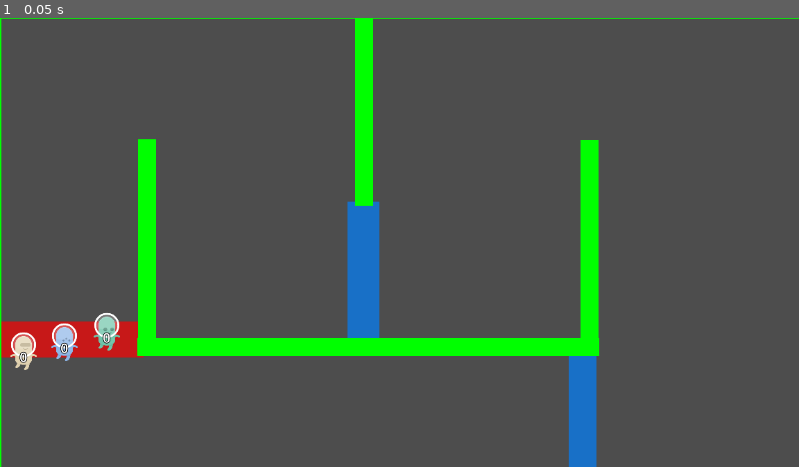
Above: before the commit, frame 1.
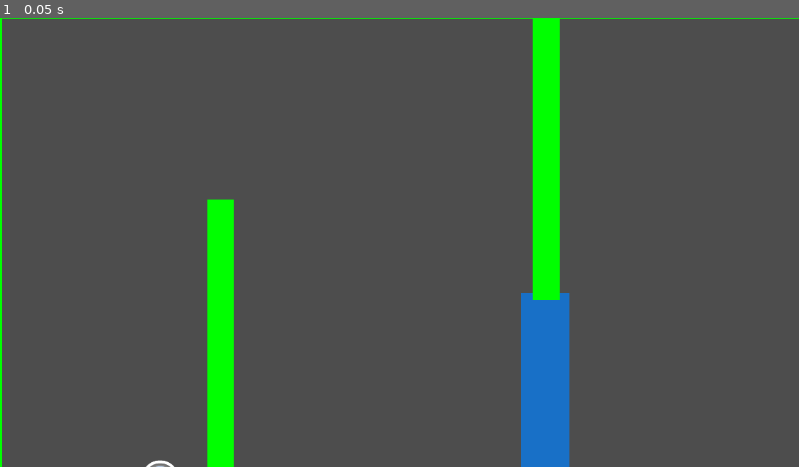
Above: after the commit, the same moment.

Repository: pgrenon1/champain
Game: Godot game, scene res://assets/scenes/race_1.tscn
The game is run twice, just before and just after one commit, with the same random seed, the same clock (stepped at 60 frames per second) and the same inputs.
Inputs:
- Up to frame 1 (0.05 s): no input

The runs differ from the first frame. In frame 1, 15% of the frame differs, in the area x 0-76%, y 0-100%.

Commit message:
shaky bottle

Diff:
--- /dev/null
+++ b/godot/champain/assets/scenes/bottle.tscn
@@ -0,0 +1,116 @@
+[gd_scene load_steps=19 format=3 uid="uid://ctc6ecnsm5i25"]
+
+[ext_resource type="Script" path="res://assets/scripts/shake.gd" id="1_i2noj"]
+[ext_resource type="Texture2D" uid="uid://b3in88mww8ve6" path="res://assets/graphics/bottle/single_bulle.png" id="2_wi00y"]
+[ext_resource type="Script" path="res://assets/scripts/reactiveparticles.gd" id="3_b7tm7"]
+[ext_resource type="Texture2D" uid="uid://s05bwdtkitvh" path="res://assets/graphics/bottle/bottle_transparent.png" id="4_krp2l"]
+[ext_resource type="Texture2D" uid="uid://ow1f54s0c674" path="res://assets/graphics/bottle/bottle_hand.png" id="5_vrpkg"]
+[ext_resource type="Texture2D" uid="uid://dxjgokdiwhh5u" path="res://assets/graphics/bottle/bottle_mask.png" id="6_kwvui"]
+[ext_resource type="Texture2D" uid="uid://d38fk6xst73if" path="res://assets/graphics/bottle/gradient.png" id="7_ce76l"]
+[ext_resource type="Shader" path="res://assets/shaders/mask.gdshader" id="7_qhta3"]
+[ext_resource type="Texture2D" uid="uid://bp33puh7o6xqp" path="res://assets/graphics/bottle/bottle_mask2.png" id="8_njoj0"]
+[ext_resource type="Script" path="res://assets/scripts/mask.gd" id="8_uytr1"]
+
+[sub_resource type="Curve" id="Curve_tysf0"]
+_data = [Vector2(0, 0), 0.0, 0.0, 0, 0, Vector2(1, 1), 1.42572, 0.0, 0, 0]
+point_count = 2
+
+[sub_resource type="CanvasItemMaterial" id="CanvasItemMaterial_qckau"]
+blend_mode = 1
+
+[sub_resource type="Curve" id="Curve_dajyd"]
+min_value = -360.0
+max_value = 360.0
+_data = [Vector2(0, 1), 0.0, 0.0, 0, 0, Vector2(1, 85.0781), 0.0, 0.0, 0, 0]
+point_count = 2
+
+[sub_resource type="CurveTexture" id="3"]
+curve = SubResource("Curve_dajyd")
+
+[sub_resource type="Curve" id="Curve_2kts4"]
+_data = [Vector2(0, 0), 0.0, 0.0, 0, 0, Vector2(0.11, 1), 0.0, 0.0, 0, 0, Vector2(1, 0), 0.0, 0.0, 0, 0]
+point_count = 3
+
+[sub_resource type="CurveTexture" id="5"]
+curve = SubResource("Curve_2kts4")
+
+[sub_resource type="ParticleProcessMaterial" id="ParticleProcessMaterial_j456o"]
+emission_shape_scale = Vector3(49.48, 76.11, 14.12)
+emission_shape = 3
+emission_box_extents = Vector3(1, 1, 1)
+angular_velocity_curve = SubResource("3")
+gravity = Vector3(0, -250, 0)
+scale_min = 0.5
+scale_max = 0.5
+scale_curve = SubResource("5")
+
+[sub_resource type="ShaderMaterial" id="ShaderMaterial_o6h0p"]
+shader = ExtResource("7_qhta3")
+shader_parameter/mask_texture = ExtResource("8_njoj0")
+
+[node name="bottle" type="Node2D"]
+position = Vector2(222, 404)
+rotation = -0.00689539
+script = ExtResource("1_i2noj")
+max_shake_amount = 25.0
+is_shaking = true
+curve = SubResource("Curve_tysf0")
+scale_fix = 0.5
+
+[node name="particles" type="GPUParticles2D" parent="." groups=["trailable_particles"]]
+light_mask = 2
+texture_filter = 4
+material = SubResource("CanvasItemMaterial_qckau")
+position = Vector2(-0.360016, -0.960022)
+amount = 500
+process_material = SubResource("ParticleProcessMaterial_j456o")
+texture = ExtResource("2_wi00y")
+preprocess = 1.0
+script = ExtResource("3_b7tm7")
+
+[node name="transparent_bottle" type="Sprite2D" parent="."]
+position = Vector2(-16.36, -59.96)
+scale = Vector2(2.8, 2.8)
+texture = ExtResource("4_krp2l")
+
+[node name="hand" type="Sprite2D" parent="."]
+position = Vector2(-16.36, -59.96)
+scale = Vector2(2.8, 2.8)
+texture = ExtResource("5_vrpkg")
+
+[node name="mask" type="PointLight2D" parent="."]
+position = Vector2(-4.36002, -76.96)
+blend_mode = 1
+range_item_cull_mask = 2
+texture = ExtResource("6_kwvui")
+texture_scale = 4.07
+
+[node name="gradient" type="Sprite2D" parent="."]
+z_index = -2
+material = SubResource("ShaderMaterial_o6h0p")
+position = Vector2(-4.62064, -55.0332)
+scale = Vector2(6.42298, 0.572174)
+texture = ExtResource("7_ce76l")
+
+[node name="Control" type="Control" parent="."]
+visible = false
+layout_mode = 3
+anchors_preset = 0
+offset_left = -89.9501
+offset_top = -442.631
+offset_right = -49.9501
+offset_bottom = -402.631
+
+[node name="wds" type="HSlider" parent="Control"]
+layout_mode = 0
+offset_right = 81.0
+offset_bottom = 16.0
+scale = Vector2(3.32, 3.32)
+max_value = 1.0
+step = 0.01
+
+[node name="mask2" type="Node2D" parent="."]
+script = ExtResource("8_uytr1")
+
+[connection signal="value_changed" from="Control/wds" to="." method="_on_wds_value_changed"]
+[connection signal="value_changed" from="Control/wds" to="particles" method="_on_wds_value_changed"]
--- a/godot/champain/assets/scenes/player.tscn
+++ b/godot/champain/assets/scenes/player.tscn
@@ -8,6 +8,7 @@
 [ext_resource type="Texture2D" uid="uid://cjtqq2ee0p373" path="res://assets/graphics/players/pink.png" id="6_pg1nv"]
 [ext_resource type="Texture2D" uid="uid://bdistmynmx5pb" path="res://assets/graphics/players/yellow.png" id="7_ppmdj"]
 [ext_resource type="Texture2D" uid="uid://vtlesceds08y" path="res://assets/graphics/ray.png" id="8_0givg"]
+[ext_resource type="PackedScene" uid="uid://ctc6ecnsm5i25" path="res://assets/scenes/bottle.tscn" id="9_8dbkc"]
 
 [sub_resource type="PhysicsMaterial" id="PhysicsMaterial_p470m"]
 friction = 0.0
@@ -22,6 +23,7 @@
 outline_color = Color(0, 0, 0, 1)
 
 [node name="Player" type="RigidBody2D" node_paths=PackedStringArray("_sprite", "_label")]
+position = Vector2(54, 45)
 physics_material_override = SubResource("PhysicsMaterial_p470m")
 gravity_scale = 0.0
 can_sleep = false
@@ -39,9 +41,9 @@
 [node name="Sprite2D" type="Sprite2D" parent="."]
 position = Vector2(0, -16.2)
 scale = Vector2(0.345, 0.345)
-texture = ExtResource("4_cmnmq")
+texture = ExtResource("2_41de8")
 script = ExtResource("2_wabwe")
-sprites = Array[Texture2D]([ExtResource("4_cmnmq"), ExtResource("5_7cqra"), ExtResource("2_41de8"), ExtResource("6_pg1nv"), ExtResource("7_ppmdj")])
+sprites = Array[Texture2D]([ExtResource("2_41de8"), ExtResource("4_cmnmq"), ExtResource("5_7cqra"), ExtResource("6_pg1nv"), ExtResource("7_ppmdj")])
 
 [node name="CollisionShape2D" type="CollisionShape2D" parent="."]
 scale = Vector2(0.1, 0.1)
@@ -60,3 +62,13 @@
 label_settings = SubResource("LabelSettings_oip06")
 horizontal_alignment = 1
 autowrap_mode = 2
+
+[node name="bottle" type="Node2D" parent="."]
+position = Vector2(-11, 8)
+rotation = 3.13171
+scale = Vector2(0.103, 0.103)
+
+[node name="bottle" parent="bottle" instance=ExtResource("9_8dbkc")]
+position = Vector2(0, 0)
+scale = Vector2(1.103, 1.103)
+scale_fix = 1.103
--- /dev/null
+++ b/godot/champain/assets/scripts/mask.gd
@@ -0,0 +1,25 @@
+extends Node2D
+
+@export var masked: Array[Sprite2D] = []
+
+func _ready():
+	var shader_code = """
+	shader_type canvas_item;
+
+	uniform sampler2D mask_texture;
+
+	void fragment() {
+		vec4 sprite = texture(TEXTURE, UV);
+		vec4 mask = texture(mask_texture, UV);
+		COLOR = sprite;
+		COLOR.a *= mask.a;
+	}
+	"""
+
+	var material = ShaderMaterial.new()
+	material.shader = Shader.new()
+	material.shader.code = shader_code
+	material.set_shader_parameter("mask_texture", preload("res://assets/graphics/bottle/bottle_mask2.png"))
+
+	for sprite in masked:
+		sprite.material = material
--- a/godot/champain/assets/scripts/player_controller.gd
+++ b/godot/champain/assets/scripts/player_controller.gd
@@ -39,11 +39,12 @@
 	var player_pointing_angle
 	if use_mouse:
 		var mouse_pos = get_viewport().get_mouse_position()
-		player_pointing_angle = (position - mouse_pos).angle()
+		player_pointing_angle = (mouse_pos - position).angle()
 	else:
 		player_pointing_angle = ControllerManager.instance.get_player_angle(player_id)
 
 	$debug.global_rotation = player_pointing_angle
+	$bottle.global_rotation = player_pointing_angle + PI / 2
 
 	var direction = Vector2.ZERO
 
@@ -78,6 +79,10 @@
 	if _shake_count < spray_shake_max_count:
 		_shake_count += 1
 		_label.text = str(_shake_count)
+	sync_bottle_shake()
+
+func sync_bottle_shake():
+	$bottle/bottle.set_shake_value(float(_shake_count) / float(spray_shake_max_count))
 
 func _start_spraying(direction: Vector2):
 	_is_spraying = true
@@ -88,6 +93,7 @@
 	_spray_timer = lerp(spray_min_duration, spray_max_duration, pop_power)
 	apply_impulse(direction * impulse)
 	_shake_count = 0
+	sync_bottle_shake()
 
 func validate_checkpoint(checkpoint_id: int):
 	if !validated_checkpoints.has(checkpoint_id):
--- /dev/null
+++ b/godot/champain/assets/scripts/reactiveparticles.gd
@@ -0,0 +1,18 @@
+extends GPUParticles2D
+
+
+@export var max_amount = 250
+
+# Called when the node enters the scene tree for the first time.
+func _ready():
+	pass # Replace with function body.
+
+
+# Called every frame. 'delta' is the elapsed time since the previous frame.
+func _process(delta):
+	pass
+
+
+func _on_wds_value_changed(value):
+	#self.amount = int(max_amount * value)
+	self.amount_ratio = value
--- /dev/null
+++ b/godot/champain/assets/scripts/shake.gd
@@ -0,0 +1,50 @@
+@tool
+
+extends Node2D
+
+@export var max_shake_amount: float = 5.0  # Maximum shake offset
+@export var shake_speed: float = 20.0  # Speed of oscillation
+@export var is_shaking: bool = false
+@export var curve: Curve
+
+@export var scale_fix = 0.103
+
+var shake_amount = 0.0
+var initial_position: Vector2
+var time: float = 0.0
+
+func _ready():
+	initial_position = position
+
+func _process(delta):
+	if Engine.is_editor_hint():
+		self.scale = Vector2(scale_fix, scale_fix)
+	else:
+		if is_shaking:
+			time += delta * shake_speed
+
+			# Create shake offset using sin wave
+			var offset_x = sin(time * 2.0) * shake_amount
+			var offset_y = sin(time * 2.5) * shake_amount  # Slightly different frequency for y
+
+			# Apply shake
+			position = initial_position + Vector2(offset_x, offset_y)
+		else:
+			position = initial_position
+			time = 0.0
+
+# Call this to start shaking
+func start_shake():
+	is_shaking = true
+
+# Call this to stop shaking
+func stop_shake():
+	is_shaking = false
+
+
+func set_shake_value(value):
+	self.scale.x = 1 + (0.5*value)
+	$particles.amount_ratio = value
+	$particles.process_material.scale.x = (2 + 1.5 * value) * scale_fix
+	$particles.process_material.emission_box_extents = Vector3(1 + value, 1+ value, 1 + value)
+	self.shake_amount = curve.sample(value) * max_shake_amount
--- /dev/null
+++ b/godot/champain/assets/shaders/mask.gdshader
@@ -0,0 +1,10 @@
+	shader_type canvas_item;
+
+	uniform sampler2D mask_texture;
+
+	void fragment() {
+		vec4 sprite = texture(TEXTURE, UV);
+		vec4 mask = texture(mask_texture, UV);
+		COLOR = sprite;
+		COLOR.a *= mask.a;
+	}
--- a/godot/champain/project.godot
+++ b/godot/champain/project.godot
@@ -14,6 +14,11 @@
 run/main_scene="res://assets/scenes/race_1.tscn"
 config/features=PackedStringArray("4.3", "GL Compatibility")
 config/icon="res://icon.svg"
+
+[display]
+
+window/size/mode=3
+window/stretch/scale=1.5
 
 [input]
 
Binary file added: godot/champain/assets/graphics/bottle/bottle_hand.png
Not shown, added: godot/champain/assets/graphics/bottle/bottle_hand.png.import
Binary file added: godot/champain/assets/graphics/bottle/bottle_mask.png
Not shown, added: godot/champain/assets/graphics/bottle/bottle_mask.png.import
Binary file added: godot/champain/assets/graphics/bottle/bottle_mask2.png
Not shown, added: godot/champain/assets/graphics/bottle/bottle_mask2.png.import
Binary file added: godot/champain/assets/graphics/bottle/bottle_transparent.png
Not shown, added: godot/champain/assets/graphics/bottle/bottle_transparent.png.import
Binary file added: godot/champain/assets/graphics/bottle/gradient.png
Not shown, added: godot/champain/assets/graphics/bottle/gradient.png.import
Binary file added: godot/champain/assets/graphics/bottle/single_bulle.png
Not shown, added: godot/champain/assets/graphics/bottle/single_bulle.png.import
(and 2 more such lines)
